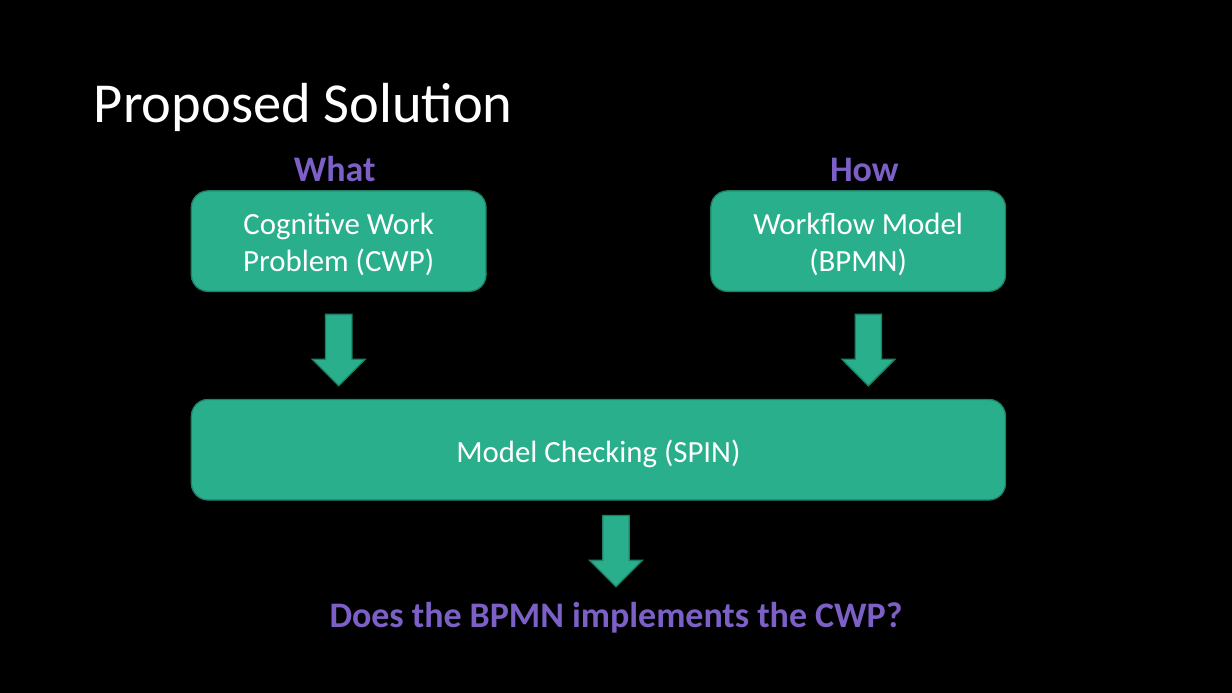
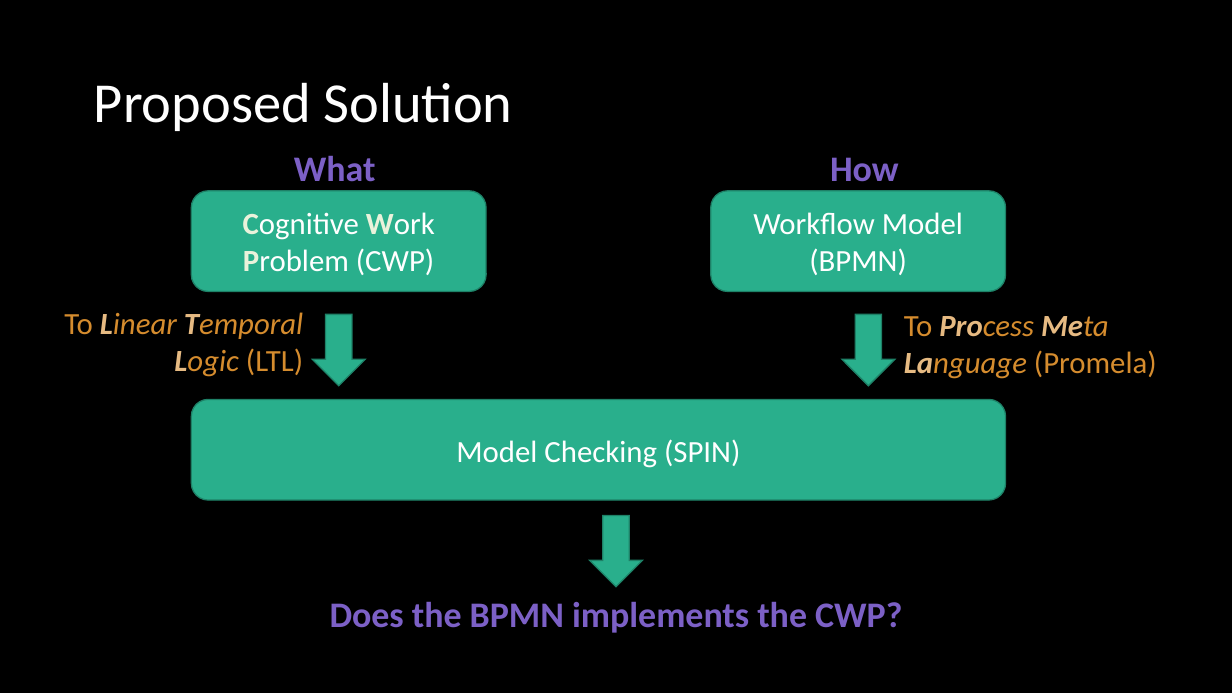
Before and after one commit to ericmercer/SPIN-bpmn-cwp-verification-paper, a slide deck: slide 5 of presentation/syscon-2022.pptx (slide 6 before the commit). Drawn at 1232x693 pixels with LibreOffice and Linux fonts; fonts in the diff are those of the drawing. Boxes give left, top, right and bottom in pixels: in the first picture for what was removed or moved away, otherwise in the second. Text is boxed around its words. In the diff, an @@ line names an element or a change of style, - is before the commit and + after.

```diff
--- a/presentation/syscon-2022.pptx
+++ b/presentation/syscon-2022.pptx
@@ rounded rectangle "Cognitive Work Problem (CWP)" at box(191, 190, 486, 291): text colour #FFFFFF to #EAF2DB, bold on in "Cognitive Work Problem" @@
@@ text added at box(64, 312, 303, 377), 24 pt, text #D58C2E, italic @@
+To Linear Temporal Logic (LTL)
@@ text added at box(904, 316, 1157, 379), 24 pt, text #D58C2E, italic @@
+To Process Meta Language (Promela)
```
Also in this commit, not shown: 4 other slides changed, 6 slides added, 1 slide removed.
